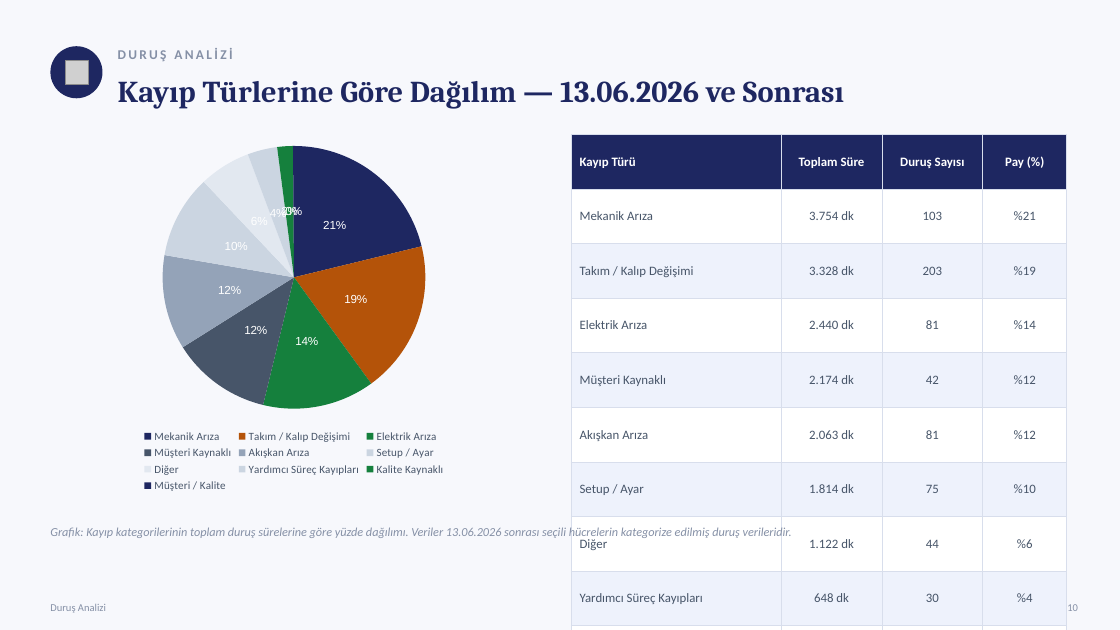
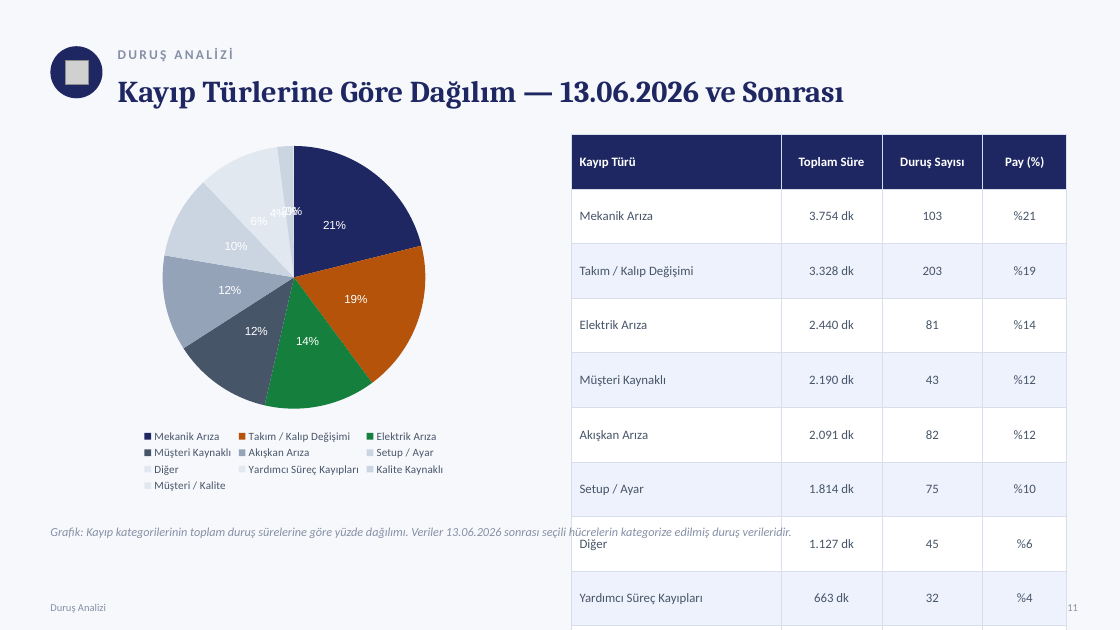
Before and after one commit to sgtdali/ManufUI, a slide deck: slide 12 of docs/sunumlar/Repkon-HF901-Ust-Yonetim-Sunumu-2026-07.pptx (slide 11 before the commit). Drawn at 1120x630 pixels with LibreOffice and Linux fonts; fonts in the diff are those of the drawing; grey boxes stand for pictures. Boxes give left, top, right and bottom in pixels: in the first picture for what was removed or moved away, otherwise in the second. Text is boxed around its words. In the diff, an @@ line names an element or a change of style, - is before the commit and + after.

```diff
--- a/docs/sunumlar/Repkon-HF901-Ust-Yonetim-Sunumu-2026-07.pptx
+++ b/docs/sunumlar/Repkon-HF901-Ust-Yonetim-Sunumu-2026-07.pptx
@@ pie chart at [50, 134, 538, 496] @@
@@ colours of single points changed @@
@@ table at [571, 134, 1067, 608] @@
-row 5, column 2: 2.174 dk
+row 5, column 2: 2.190 dk
-row 5, column 3: 42
+row 5, column 3: 43
-row 6, column 2: 2.063 dk
+row 6, column 2: 2.091 dk
-row 6, column 3: 81
+row 6, column 3: 82
-row 8, column 2: 1.122 dk
+row 8, column 2: 1.127 dk
-row 8, column 3: 44
+row 8, column 3: 45
-row 9, column 2: 648 dk
+row 9, column 2: 663 dk
-row 9, column 3: 30
+row 9, column 3: 32
@@ text at [1067, 604, 1078, 611]: text changed @@
-10
+11
```
Also in this commit, not shown: 9 other slides changed, 1 slide added, 9 other files.
